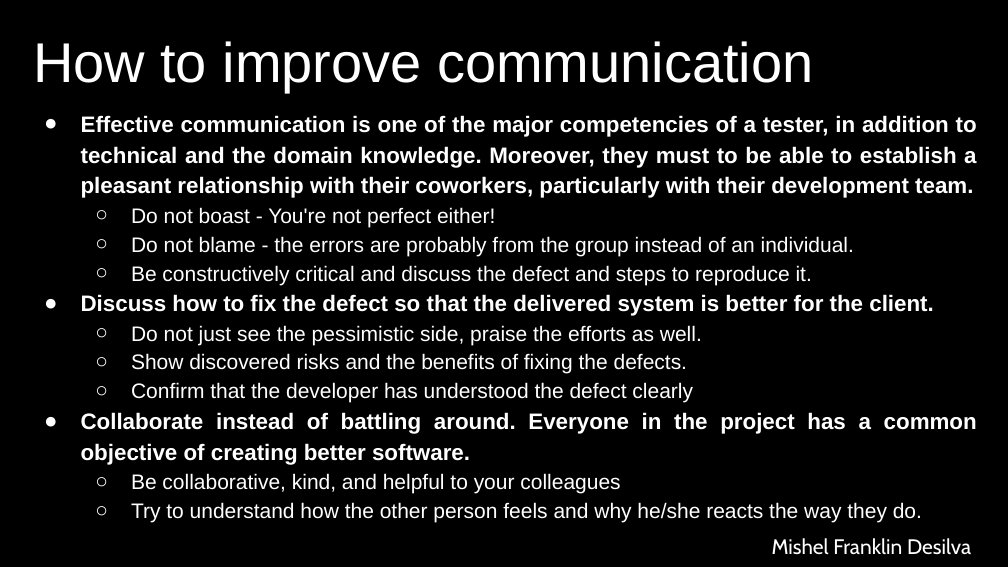
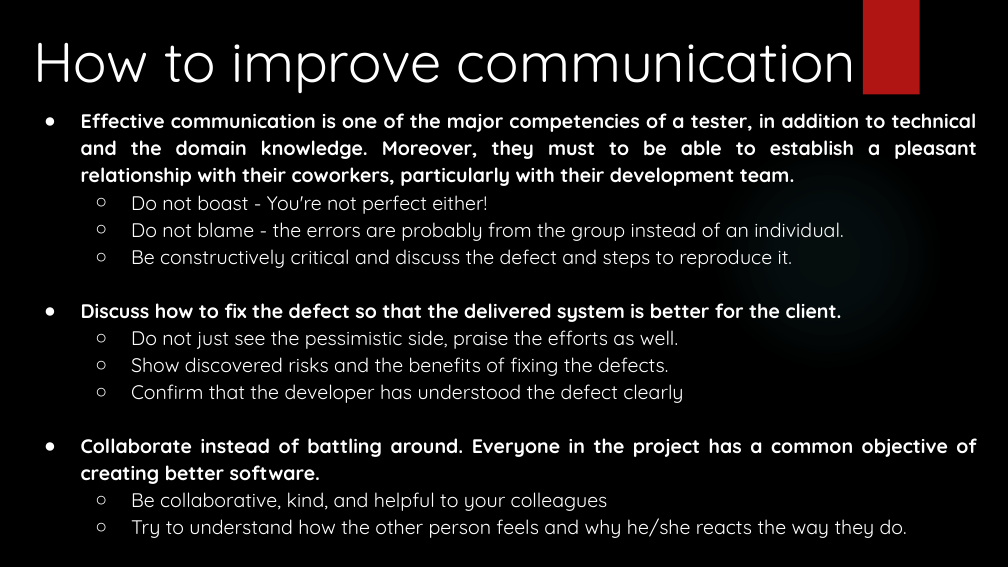
Before and after one commit to AbdullahRFA/SQA-Manual_and_Automation_Testing, a slide deck: slide 17 of Resources/Module-4/4.3. SQA_ Manual & Automated Testing - Principles of Software Testing and Psychology of Testing.pptx. Drawn at 1008x567 pixels with LibreOffice and Linux fonts; fonts in the diff are those of the drawing; background and template pictures are left out. Boxes give left, top, right and bottom in pixels: in the first picture for what was removed or moved away, otherwise in the second. Text is boxed around its words. In the diff, an @@ line names an element or a change of style, - is before the commit and + after.

```diff
--- a/Resources/Module-4/4.3. SQA_ Manual & Automated Testing - Principles of Software Testing and Psychology of Testing.pptx
+++ b/Resources/Module-4/4.3. SQA_ Manual & Automated Testing - Principles of Software Testing and Psychology of Testing.pptx
@@ text "How to improve communication" at (33, 43, 856, 93): font Arial to Quicksand @@
@@ rectangle added at (863, 0, 919, 95), fill #B01513 @@
@@ text "Effective communication is one of ..." at (81, 113, 977, 538): size 16 to 14 pt in "Effective communication is one of the major ...", "Discuss how to fix the defect so ...", "Collaborate instead of battling around. Everyone in ..."; font Arial to Quicksand; size 15 to 14 pt in "Do not boast - You're not perfect ...", "Do not blame - the errors are ...", "Be constructively critical and discuss the defect ...", "Do not just see the pessimistic side, ..." and 4 more places @@
@@ ellipse added at (712, 139, 944, 372), fill gradient #50B9C1 @@
@@ text removed at (772, 538, 971, 555) @@
-Mishel Franklin Desilva
```
Also in this commit, not shown: 18 other slides changed, 12 other files.
